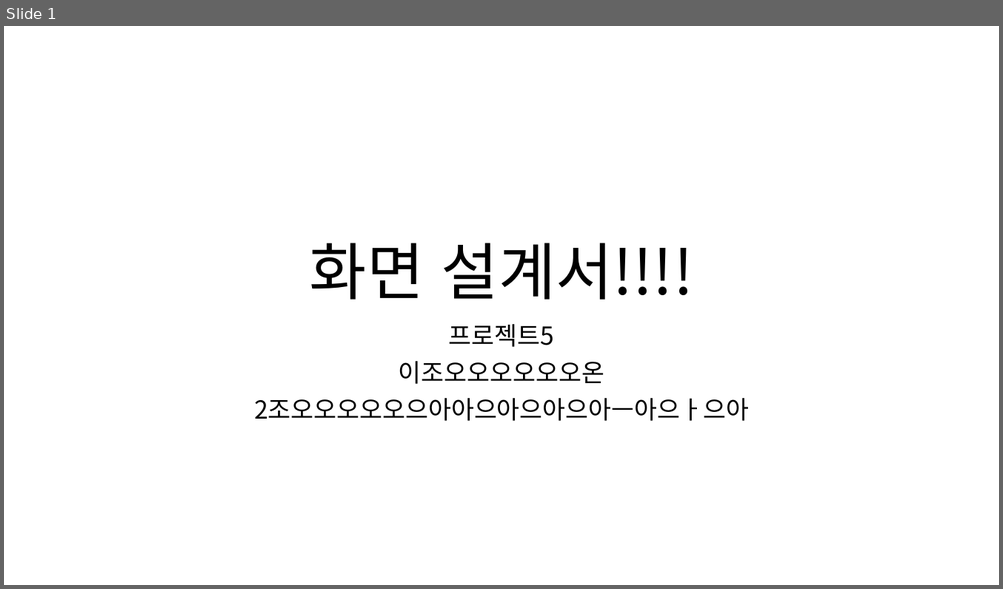
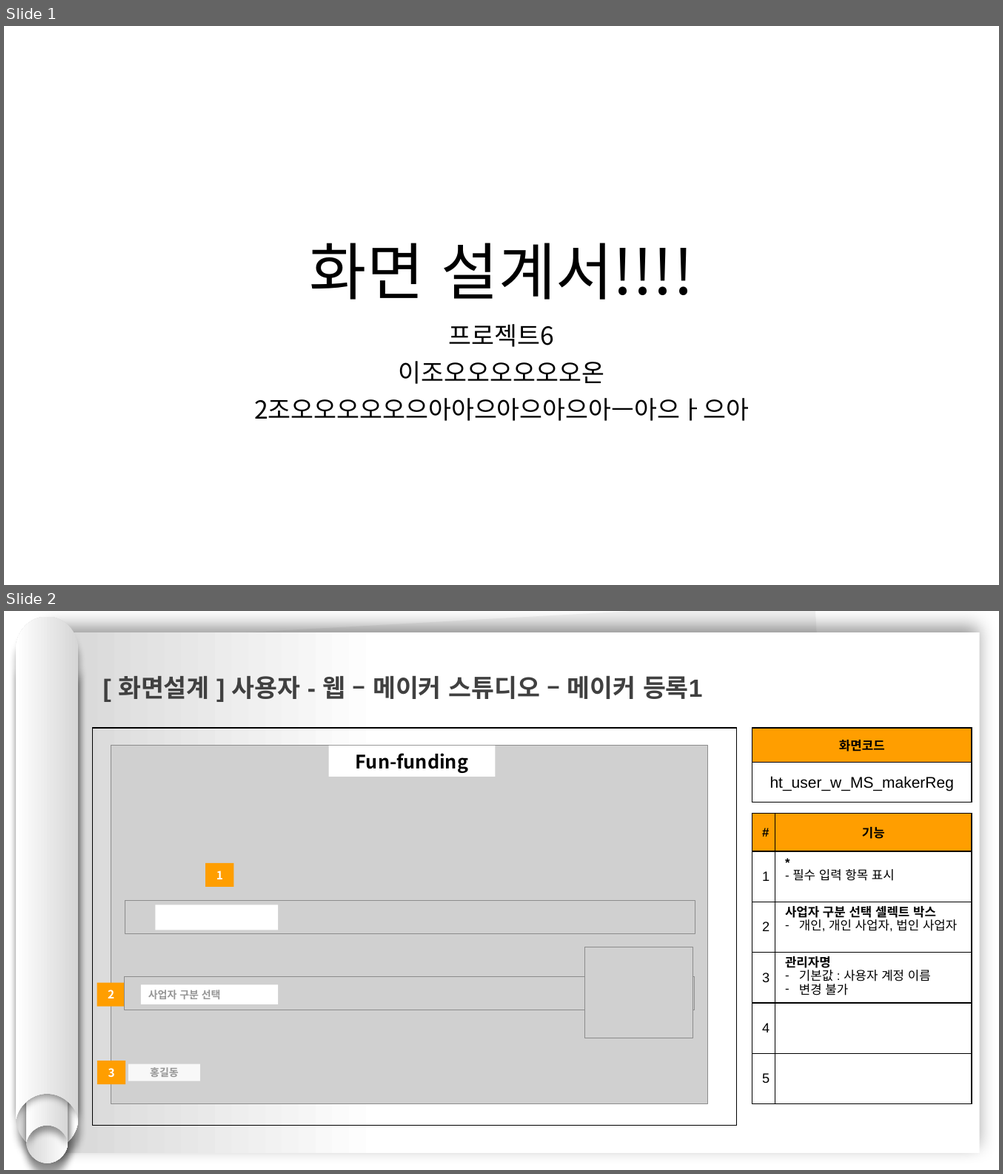
Before and after one commit to hhsw07/ezen-academy-projects, a slide deck: 0 발표용 파워포인트/project06 - 파워포인트 종합 - 현태.pptx. Shown one above the other, each under a label of ours: slide 1 before the commit, slides 1 and 2 after it. The pictures are 1003x589 and 1003x1174 pixels, drawn with LibreOffice and Linux fonts; fonts in the diff are those of the drawing; grey boxes stand for pictures. Boxes give left, top, right and bottom in pixels: in the first picture for what was removed or moved away, otherwise in the second. Text is boxed around its words. In the diff, an @@ line names an element or a change of style, - is before the commit and + after.

```diff
--- a/0 발표용 파워포인트/project06 - 파워포인트 종합 - 현태.pptx
+++ b/0 발표용 파워포인트/project06 - 파워포인트 종합 - 현태.pptx
@@ slide 2 added at <box>4,611,999,1170</box>, background #FFFFFF @@
@@ group added at <box>16,617,79,1163</box>: 4 freeform shapes @@
@@ rectangle added at <box>47,632,980,1154</box>, fill gradient #FFFFFF to #D7D7D7 @@
@@ rectangle added at <box>58,611,842,1150</box>, fill #F2F2F2 @@
@@ text added at <box>118,676,702,699</box>, 24 pt, text #404040, bold @@
+[ 화면설계 ] 사용자 - 웹 – 메이커 스튜디오 – 메이커 등록1
@@ rectangle added at <box>92,728,736,1126</box>, outline #000000 0.75 pt @@
@@ table added at <box>752,728,972,803</box>, 2 rows, 1 columns @@
+화면코드
+ht_user_w_MS_makerReg
@@ picture added at <box>111,745,708,1104</box> @@
@@ rectangle added at <box>329,745,495,777</box>, fill #FFFFFF, 18 pt, text #000000, bold @@
+Fun-funding
@@ table added at <box>752,813,972,1104</box>, 6 rows, 2 columns @@
+# | 기능
+1 | * / - 필수 입력 항목 표시
+2 | 사업자 구분 선택 셀렉트 박스 / 개인, 개인 사업자, 법인 사업자
+3 | 관리자명 / 기본값 : 사용자 계정 이름 / 변경 불가
+4 | 
+5 | 
@@ rectangle added at <box>205,863,234,887</box>, fill #FF9E00, 11 pt, text #FFFFFF, bold @@
+1
@@ picture added at <box>125,900,695,934</box> @@
@@ rectangle added at <box>156,905,278,931</box>, fill #FFFFFF @@
@@ picture added at <box>584,948,693,1039</box> @@
@@ rectangle added at <box>97,983,125,1007</box>, fill #FF9E00, 11 pt, text #FFFFFF, bold @@
+2
@@ picture added at <box>124,977,694,1011</box> @@
@@ rectangle added at <box>142,985,279,1004</box>, fill #FFFFFF, 10 pt, text #969696, bold @@
+사업자 구분 선택
@@ rectangle added at <box>97,1061,125,1085</box>, fill #FF9E00, 11 pt, text #FFFFFF, bold @@
+3
@@ rectangle added at <box>128,1065,200,1082</box>, fill #F8F8F8, 10 pt, text #969696, bold @@
+홍길동
@@ slide 1 changed as well @@
@@ subtitle at <box>449,324,554,347</box>: text changed @@
-프로젝트5
+프로젝트6
```
Also in this commit, not shown: 1 other slide changed, 18 other slides added.
